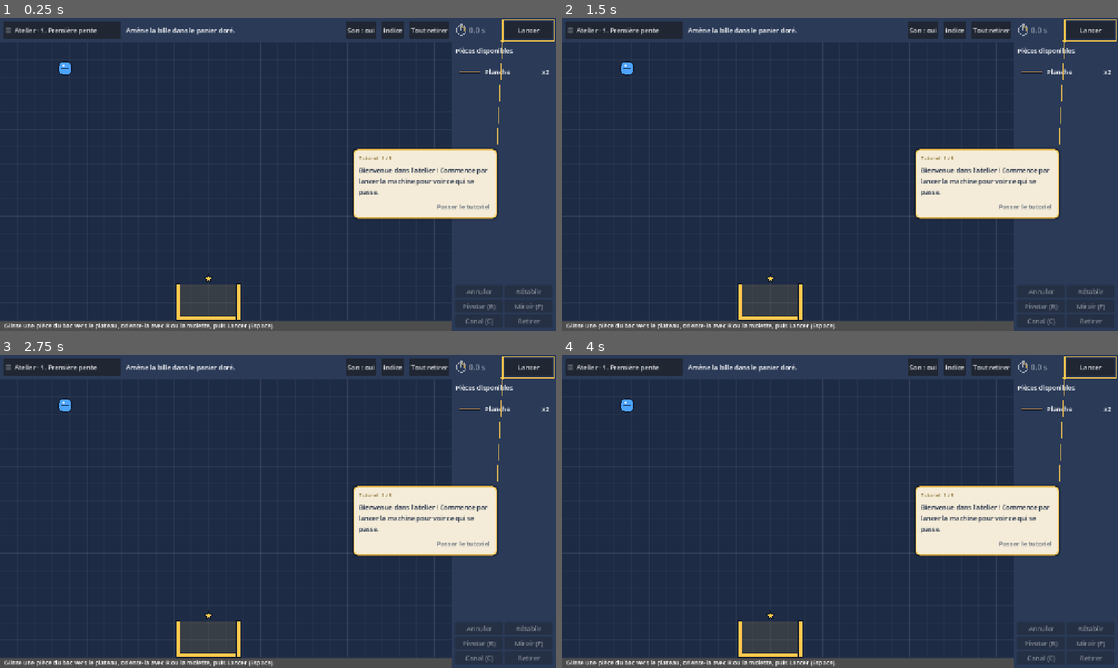
Above: before the commit, frames 1-4 (two rows, left to right).
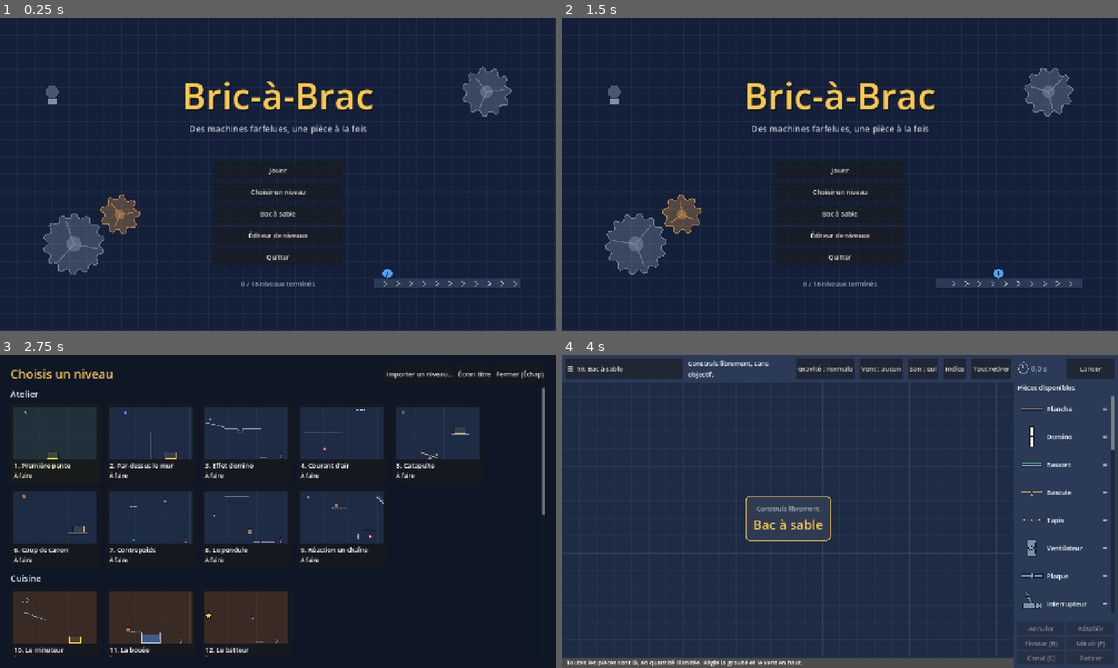
Above: after the commit, the same moments.

Repository: HackTechDev/bricabrac
Game: Godot game, scene res://scenes/main.tscn
Same seed, same stepped clock (60 frames per second), same inputs: the game is played once before the commit and once after it.
Inputs (mouse positions are in pixels of both pictures, inside the frame that each line leads up to):
- Up to frame 1 (0.25 s): no input
- Up to frame 2 (1.5 s): click "☰ Atelier · 1. Première pente" at 0.5 s; click "Lancer" at 1.25 s
- Up to frame 3 (2.75 s): click (278, 530) at 2 s, where only the run after the commit has a clickable "Choisir un niveau"
- Up to frame 4 (4 s): click (1034, 373) at 2.75 s, where only the run after the commit has a clickable "Écran titre"; click (840, 549) at 3.5 s, where only the run after the commit has a clickable "Bac à sable"

The runs differ from the first frame. In frame 1, 36% of the frame differs, in the area x 0-100%, y 0-100%; in frame 2, 36%; in frame 3, 76%; in frame 4, 12%.

Commit message:
Écran titre et transitions entre les niveaux
Le jeu s'ouvre sur un écran titre animé (engrenages, tapis, bille, lampe)
avec Jouer ou Continuer, le choix d'un niveau, le bac à sable, l'éditeur
et la progression du joueur. Échap ou le bouton de l'écran de sélection y
ramènent. Changer de niveau efface l'écran précédent en balayage, puis une
carte annonce le monde et le nom du niveau, sans bloquer la souris.

Co-Authored-By: Claude Opus 5.5 <noreply@anthropic.com>

Diff:
--- a/scripts/level_select.gd
+++ b/scripts/level_select.gd
@@ -5,6 +5,7 @@
 
 signal chosen(index: int)
 signal import_requested
+signal title_requested
 
 const THUMB := Vector2(192, 118)
 const COLUMNS := 5
@@ -46,6 +47,11 @@
 		hide()
 		import_requested.emit())
 	head.add_child(importer)
+	var to_title := Button.new()
+	to_title.text = "Écran titre"
+	to_title.focus_mode = Control.FOCUS_NONE
+	to_title.pressed.connect(func() -> void: title_requested.emit())
+	head.add_child(to_title)
 	var close := Button.new()
 	close.text = "Fermer (Échap)"
 	close.focus_mode = Control.FOCUS_NONE
--- /dev/null
+++ b/scripts/level_transition.gd
@@ -0,0 +1,122 @@
+class_name LevelTransition
+extends Control
+## Passage d'un niveau à l'autre. Le nouveau niveau est chargé tout de suite ; par-dessus, une
+## photo de l'écran précédent s'efface en balayage vers la droite, derrière une bande à la couleur
+## du nouveau monde, puis une carte annonce le monde et le nom du niveau.
+## Elle ne prend jamais la souris : on peut commencer à construire pendant l'animation.
+
+const WIPE := 0.45
+const CARD_IN := 0.15
+const CARD_HOLD := 0.9
+const CARD_OUT := 0.35
+const BAND := 26.0
+
+var _clip: Control
+var _shot: TextureRect
+var _band: ColorRect
+var _card: PanelContainer
+var _world: Label
+var _name: Label
+var _tween: Tween
+
+
+func _init() -> void:
+	position = Vector2.ZERO
+	size = Vector2(1280, 720)
+	mouse_filter = Control.MOUSE_FILTER_IGNORE
+	z_index = 50  # Au-dessus des marques d'objectif du plateau, sous l'écran titre.
+	_clip = Control.new()
+	_clip.clip_contents = true
+	_clip.mouse_filter = Control.MOUSE_FILTER_IGNORE
+	add_child(_clip)
+	_shot = TextureRect.new()
+	_shot.mouse_filter = Control.MOUSE_FILTER_IGNORE
+	_clip.add_child(_shot)
+	_band = ColorRect.new()
+	_band.mouse_filter = Control.MOUSE_FILTER_IGNORE
+	add_child(_band)
+
+	_card = PanelContainer.new()
+	_card.mouse_filter = Control.MOUSE_FILTER_IGNORE
+	var style := StyleBoxFlat.new()
+	style.set_corner_radius_all(10)
+	style.set_content_margin_all(18.0)
+	style.border_color = Part.GOLD
+	style.set_border_width_all(2)
+	_card.add_theme_stylebox_override("panel", style)
+	add_child(_card)
+	var box := VBoxContainer.new()
+	box.mouse_filter = Control.MOUSE_FILTER_IGNORE
+	_card.add_child(box)
+	_world = Label.new()
+	_world.horizontal_alignment = HORIZONTAL_ALIGNMENT_CENTER
+	_world.add_theme_color_override("font_color", Color(1, 1, 1, 0.7))
+	box.add_child(_world)
+	_name = Label.new()
+	_name.horizontal_alignment = HORIZONTAL_ALIGNMENT_CENTER
+	_name.add_theme_font_size_override("font_size", 30)
+	_name.add_theme_color_override("font_color", Part.GOLD)
+	box.add_child(_name)
+	hide()
+
+
+## Photo de l'écran actuel, à prendre avant de charger le niveau suivant ; null sans affichage.
+func snapshot() -> Texture2D:
+	if DisplayServer.get_name() == "headless" or not is_inside_tree():
+		return null
+	var image := get_viewport().get_texture().get_image()
+	if image == null or image.is_empty():
+		return null
+	return ImageTexture.create_from_image(image)
+
+
+## Joue le passage : balayage de la photo s'il y en a une, puis carte du niveau.
+## `board_rect` : zone du plateau, où la carte se centre.
+func play(shot: Texture2D, world: String, level_name: String, color: Color, board_rect: Rect2) -> void:
+	if _tween != null:
+		_tween.kill()
+	show()
+	_world.text = world
+	_name.text = level_name
+	(_card.get_theme_stylebox("panel") as StyleBoxFlat).bg_color = Color(color.lightened(0.08), 0.94)
+	_card.reset_size()
+	_card.position = board_rect.get_center() - _card.get_combined_minimum_size() / 2.0
+	_card.modulate.a = 0.0
+	_band.color = color.lightened(0.25)
+	_tween = create_tween()
+	if shot != null:
+		_shot.texture = shot
+		_clip.visible = true
+		_band.visible = true
+		_set_wipe(0.0)
+		_tween.tween_method(_set_wipe, 0.0, 1.0, WIPE).set_trans(Tween.TRANS_CUBIC).set_ease(Tween.EASE_IN_OUT)
+	else:
+		_clip.visible = false
+		_band.visible = false
+	_tween.tween_property(_card, "modulate:a", 1.0, CARD_IN)
+	_tween.tween_interval(CARD_HOLD)
+	_tween.tween_property(_card, "modulate:a", 0.0, CARD_OUT)
+	_tween.tween_callback(_done)
+
+
+func is_playing() -> bool:
+	return visible
+
+
+## Balayage : `t` de 0 (photo entière) à 1 (photo disparue).
+func _set_wipe(t: float) -> void:
+	var x := t * (size.x + BAND)
+	_clip.position = Vector2(x, 0)
+	_clip.size = Vector2(maxf(size.x - x, 0.0), size.y)
+	_shot.position = Vector2(-x, 0)
+	_band.position = Vector2(x - BAND, 0)
+	_band.size = Vector2(BAND, size.y)
+	if t >= 1.0:
+		_clip.visible = false
+		_band.visible = false
+		_shot.texture = null
+
+
+func _done() -> void:
+	_shot.texture = null
+	hide()
--- a/scripts/main.gd
+++ b/scripts/main.gd
@@ -40,6 +40,11 @@
 ## Tutoriels terminés ou passés : ils ne se relancent plus d'eux-mêmes (le bouton Indice, si).
 var tutorials_done := {}
 var show_tutorials := true
+## Écran titre au démarrage ; les tests le passent.
+var show_title := true
+var title_screen: TitleScreen
+var transition: LevelTransition
+var _started := false
 var tutorial: Tutorial
 ## Niveaux créés dans l'éditeur, enregistrés avec la progression.
 var custom_levels: Array = []
@@ -122,8 +127,66 @@
 	recorder = Recorder.new()
 	add_child(recorder)
 	_build_level_select()
+	transition = LevelTransition.new()
+	add_child(transition)
+	title_screen = TitleScreen.new()
+	add_child(title_screen)
+	title_screen.play.connect(func() -> void: _enter(_first_unsolved()))
+	title_screen.choose.connect(open_level_select)
+	title_screen.sandbox.connect(func() -> void: _enter(_index_of("bac_a_sable")))
+	title_screen.editor.connect(func() -> void: _enter(editor_index()))
+	title_screen.hide()
 	editor.load_from(_editor_draft)
 	load_level(_first_unsolved())
+	if show_title:
+		open_title()
+	_started = true
+
+
+## Ouvre l'écran titre, avec la progression du joueur.
+func open_title() -> void:
+	_stop_drag()
+	_cancel_rope()
+	_hide_tooltip()
+	_level_select.hide()
+	var total := 0
+	var done := 0
+	var stars := 0
+	for level: Dictionary in levels:
+		if level.get("sandbox", false) or level.get("custom", false) or level.get("hidden", false):
+			continue
+		total += 1
+		if completed.has(level.id):
+			done += 1
+			stars += bonuses.get(level.id, []).size()
+	var progress := "%d / %d niveaux terminés" % [done, total]
+	if stars > 0:
+		progress += "  ·  %d ★" % stars
+	title_screen.open(progress, not completed.is_empty() or not saved_layouts.is_empty())
+
+
+## Entrée dans un niveau depuis l'écran titre : il se referme en fondu, la carte du niveau suit.
+func _enter(index: int) -> void:
+	if index < 0:
+		return
+	load_level(index)
+	_announce(null)
+
+
+func _index_of(id: String) -> int:
+	return levels.find_custom(func(level: Dictionary) -> bool: return level.id == id)
+
+
+## Carte du niveau courant, après le balayage de l'écran précédent s'il y en a une photo.
+func _announce(shot: Texture2D) -> void:
+	var level: Dictionary = levels[current]
+	var world := LevelData.world(level.get("world", "atelier"))
+	var line := ""
+	if level.get("sandbox", false):
+		line = "Construis librement"
+	elif level.has("world"):
+		line = "%s  ·  niveau %d" % [world.name, current + 1]
+	transition.play(shot, line, level.name, world.color, Rect2(Vector2(0, TOP_H), Board.SIZE))
 
 
 ## Ordre des niveaux : ceux du jeu, le bac à sable, les niveaux personnels, puis l'éditeur et
@@ -147,6 +210,7 @@
 	_level_select.setup(levels)
 	_level_select.chosen.connect(load_level)
 	_level_select.import_requested.connect(func() -> void: share_dialog.show_import())
+	_level_select.title_requested.connect(func() -> void: open_title())
 
 
 func editor_index() -> int:
@@ -186,6 +250,9 @@
 
 
 func load_level(index: int) -> void:
+	# Changement de niveau en jeu : photo de l'écran actuel pour le balayage de transition.
+	var animate := _started and index != current and not title_screen.visible
+	var shot := transition.snapshot() if animate else null
 	_stop_drag()
 	_hide_tooltip()
 	_cancel_rope()
@@ -214,6 +281,8 @@
 	if show_tutorials and levels[index].has("tutorial") and not completed.has(level_id) \
 			and not tutorials_done.has(level_id):
 		_start_tutorial.call_deferred()
+	if animate:
+		_announce(shot)
 
 
 func toggle_run() -> void:
@@ -258,6 +327,8 @@
 
 
 func _handle_key(event: InputEventKey) -> void:
+	if title_screen.is_open():
+		return
 	if _level_select.visible:
 		if event.keycode in [KEY_ESCAPE, KEY_TAB]:
 			_level_select.hide()
@@ -282,6 +353,10 @@
 			if rope_tool:
 				_cancel_rope()
 				_status.text = "Corde annulée."
+			elif selected != null:
+				_select(null)
+			else:
+				open_title()
 		KEY_R:
 			_rotate_selected(-1.0 if event.shift_pressed else 1.0)
 		KEY_F:
@@ -347,7 +422,8 @@
 
 ## Un clic ou un glisser ferme l'infobulle ; survoler une autre pièce relance le délai.
 func _track_hover(event: InputEventMouse) -> void:
-	if event is InputEventMouseButton or drag_part != null or _level_select.visible:
+	if event is InputEventMouseButton or drag_part != null or _level_select.visible \
+			or title_screen.visible:
 		_hide_tooltip()
 		return
 	var inside := Rect2(Vector2.ZERO, Board.SIZE).has_point(_mouse)
--- /dev/null
+++ b/scripts/title_screen.gd
@@ -0,0 +1,184 @@
+class_name TitleScreen
+extends Control
+## Écran titre : le nom du jeu au-dessus d'une petite machine animée (engrenages, tapis, bille
+## qui roule), la progression du joueur et les portes d'entrée du jeu.
+## Entrée ou Espace : jouer ; il se referme en fondu.
+
+signal play
+signal choose
+signal sandbox
+signal editor
+
+const BG := Color("14203a")
+const FADE := 0.3
+
+var progress_text := ""
+var resume := false
+
+var _time := 0.0
+var _play_button: Button
+var _progress: Label
+var _buttons: VBoxContainer
+var _tween: Tween
+
+
+func _init() -> void:
+	position = Vector2.ZERO
+	size = Vector2(1280, 720)  # Taille fixe de la fenêtre du jeu.
+	mouse_filter = Control.MOUSE_FILTER_STOP
+	z_index = 60  # Au-dessus des marques d'objectif et de l'aperçu de corde du plateau.
+	_buttons = VBoxContainer.new()
+	_buttons.add_theme_constant_override("separation", 10)
+	_buttons.custom_minimum_size.x = 300
+	_buttons.position = Vector2(490, 330)
+	_buttons.size = Vector2(300, 0)
+	add_child(_buttons)
+	_play_button = _add_button("Jouer", play)
+	_add_button("Choisir un niveau", choose)
+	_add_button("Bac à sable", sandbox)
+	_add_button("Éditeur de niveaux", editor)
+	if not OS.has_feature("web"):
+		var quit := Button.new()
+		quit.text = "Quitter"
+		quit.focus_mode = Control.FOCUS_NONE
+		quit.custom_minimum_size.y = 40
+		quit.pressed.connect(func() -> void: get_tree().quit())
+		_buttons.add_child(quit)
+	_progress = Label.new()
+	_progress.horizontal_alignment = HORIZONTAL_ALIGNMENT_CENTER
+	_progress.position = Vector2(340, 600)
+	_progress.size = Vector2(600, 24)
+	_progress.add_theme_color_override("font_color", Color(1, 1, 1, 0.6))
+	add_child(_progress)
+
+
+func _add_button(text: String, sig: Signal) -> Button:
+	var button := Button.new()
+	button.text = text
+	button.focus_mode = Control.FOCUS_NONE
+	button.custom_minimum_size.y = 40
+	button.pressed.connect(func() -> void:
+		close()
+		sig.emit())
+	_buttons.add_child(button)
+	return button
+
+
+## Affiche l'écran ; `p_resume` : le joueur a déjà commencé, « Jouer » devient « Continuer ».
+func open(p_progress: String, p_resume: bool) -> void:
+	progress_text = p_progress
+	resume = p_resume
+	_play_button.text = "Continuer" if resume else "Jouer"
+	_progress.text = progress_text
+	if _tween != null:
+		_tween.kill()
+	modulate.a = 1.0
+	mouse_filter = Control.MOUSE_FILTER_STOP
+	show()
+
+
+## Fondu de sortie ; l'écran ne bloque plus la souris dès le début du fondu.
+func close() -> void:
+	if not visible:
+		return
+	mouse_filter = Control.MOUSE_FILTER_IGNORE
+	if _tween != null:
+		_tween.kill()
+	_tween = create_tween()
+	_tween.tween_property(self, "modulate:a", 0.0, FADE)
+	_tween.tween_callback(hide)
+
+
+func is_open() -> bool:
+	return visible and mouse_filter == Control.MOUSE_FILTER_STOP
+
+
+func play_button() -> Button:
+	return _play_button
+
+
+func _unhandled_key_input(event: InputEvent) -> void:
+	if not is_open():
+		return
+	var key := event as InputEventKey
+	if key != null and key.pressed and not key.echo and key.keycode in [KEY_ENTER, KEY_KP_ENTER, KEY_SPACE]:
+		get_viewport().set_input_as_handled()
+		close()
+		play.emit()
+
+
+func _process(delta: float) -> void:
+	if visible:
+		_time += delta
+		queue_redraw()
+
+
+func _draw() -> void:
+	draw_rect(Rect2(Vector2.ZERO, size), BG)
+	var grid := Color(1, 1, 1, 0.04)
+	for x in range(0, 1281, 40):
+		draw_line(Vector2(x, 0), Vector2(x, 720), grid)
+	for y in range(0, 721, 40):
+		draw_line(Vector2(0, y), Vector2(1280, y), grid)
+	_draw_machine()
+	var font := get_theme_default_font()
+	var title := "Bric-à-Brac"
+	var title_size := 84
+	var width := font.get_string_size(title, HORIZONTAL_ALIGNMENT_LEFT, -1, title_size).x
+	var at := Vector2((1280.0 - width) / 2.0, 210)
+	draw_string(font, at + Vector2(4, 5), title, HORIZONTAL_ALIGNMENT_LEFT, -1, title_size, Part.INK)
+	draw_string(font, at, title, HORIZONTAL_ALIGNMENT_LEFT, -1, title_size, Part.GOLD)
+	var tagline := "Des machines farfelues, une pièce à la fois"
+	var tag_width := font.get_string_size(tagline, HORIZONTAL_ALIGNMENT_LEFT, -1, 20).x
+	draw_string(font, Vector2((1280.0 - tag_width) / 2.0, 262), tagline, HORIZONTAL_ALIGNMENT_LEFT, -1, 20,
+			Color(1, 1, 1, 0.75))
+
+
+## Décor animé : deux engrenages qui s'entraînent, un tapis et une bille qui le parcourt.
+func _draw_machine() -> void:
+	var t := _time
+	_draw_gear(Vector2(170, 520), 70.0, 14, t * 0.8, Part.STEEL)
+	_draw_gear(Vector2(276, 452), 45.0, 9, -t * 0.8 * 14.0 / 9.0 + 0.17, Part.WOOD)
+	_draw_gear(Vector2(1120, 170), 56.0, 11, -t * 0.5, Part.STEEL)
+	# Tapis roulant en bas à droite, chevrons qui défilent.
+	var belt := Rect2(860, 600, 340, 22)
+	draw_rect(belt, Color("2b3a55"))
+	draw_rect(belt, Part.INK, false, 2.0)
+	var shift := fposmod(t * 60.0, 30.0)
+	for i in 12:
+		var x := belt.position.x + 8.0 + i * 30.0 + shift
+		if x < belt.end.x - 10.0:
+			draw_polyline(PackedVector2Array([Vector2(x, 605), Vector2(x + 7, 611), Vector2(x, 617)]),
+					Color(1, 1, 1, 0.5), 2.0)
+	# Bille qui roule sur le tapis, tombe, et recommence.
+	var cycle := fposmod(t, 4.0)
+	var ball := Vector2(870.0 + cycle * 90.0, 588.0)
+	if ball.x > 1200.0:
+		var fall := (ball.x - 1200.0) / 90.0
+		ball = Vector2(1200.0 + fall * 40.0, 588.0 + 490.0 * fall * fall)
+	draw_circle(ball, 12.0, Color("4aa3ff"))
+	draw_arc(ball, 12.0, 0.0, TAU, 24, Part.INK, 2.0)
+	var spin := Vector2.from_angle(cycle * 7.5) * 7.0
+	draw_line(ball - spin, ball + spin, Part.INK, 2.0)
+	# Lampe qui clignote au rythme de la bille.
+	var lamp := Vector2(120, 170)
+	var lit := cycle > 3.0
+	draw_circle(lamp, 26.0, Color(Part.GOLD, 0.25) if lit else Color(0, 0, 0, 0))
+	draw_circle(lamp, 16.0, Part.GOLD if lit else Color("4a5670"))
+	draw_arc(lamp, 16.0, 0.0, TAU, 24, Part.INK, 2.0)
+	draw_rect(Rect2(lamp + Vector2(-10, 16), Vector2(20, 12)), Part.STEEL)
+
+
+func _draw_gear(center: Vector2, radius: float, teeth: int, angle: float, col: Color) -> void:
+	var outline := PackedVector2Array()
+	for i in teeth * 4:
+		var a := angle + i * TAU / (teeth * 4)
+		var r := radius if i % 4 < 2 else radius - 10.0
+		outline.append(center + Vector2.from_angle(a) * r)
+	draw_colored_polygon(outline, Color(col, 0.35))
+	outline.append(outline[0])
+	draw_polyline(outline, Color(col, 0.8), 2.0)
+	draw_circle(center, radius * 0.25, Color(col, 0.5))
+	for i in 3:
+		var a := angle + i * TAU / 3.0
+		draw_line(center, center + Vector2.from_angle(a) * (radius - 14.0), Color(col, 0.6), 3.0)
--- a/tests/capture.gd
+++ b/tests/capture.gd
@@ -12,6 +12,7 @@
 	var main: Control = (load("res://scenes/main.tscn") as PackedScene).instantiate()
 	main.save_path = "user://capture_progress.cfg"
 	DirAccess.remove_absolute(ProjectSettings.globalize_path(main.save_path))
+	main.show_title = false
 	root.add_child(main)
 	await process_frame
 	for i in main.levels.size():
--- a/tests/test_ui.gd
+++ b/tests/test_ui.gd
@@ -88,6 +88,7 @@
 	await _test_share()
 	await _test_replay()
 	await _test_chrono()
+	await _test_title_and_transitions()
 
 	_finish("INTERFACE OK")
 
@@ -709,3 +710,50 @@
 	main.load_level(main.levels.find_custom(func(l: Dictionary) -> bool: return l.id == "bac_a_sable"))
 	await process_frame
 	_check("chrono : pas de temps à battre au bac à sable", chrono.par == 0.0 and chrono.seconds == 0.0)
+
+
+## Écran titre : progression, Entrée pour jouer, Échap pour y revenir, accès au bac à sable.
+## Changer de niveau joue une transition qui annonce le nouveau niveau sans bloquer la souris.
+func _test_title_and_transitions() -> void:
+	var title: TitleScreen = main.title_screen
+	main.load_level(0)
+	await _steps(2)
+	main.open_title()
+	await process_frame
+	_check("titre : ouvert", title.is_open() and title.progress_text.contains("niveaux terminés"))
+	_check("titre : Continuer après une partie", title.play_button().text == "Continuer")
+	await _key(KEY_SPACE)
+	_check("titre : Espace n'a pas lancé la machine", not main.board.running)
+	_check("titre : se referme pour jouer", not title.is_open() and main.current == main._first_unsolved())
+	_check("titre : carte du niveau", main.transition.is_playing()
+			and main.transition._name.text == main.levels[main.current].name)
+	await _steps(60)
+	_check("titre : fondu terminé", not title.visible)
+	await _key(KEY_ESCAPE)
+	_check("titre : Échap y revient", title.is_open())
+	var sandbox_button: Button = title._buttons.get_child(2)
+	await _click(sandbox_button.get_global_rect().get_center(), MOUSE_BUTTON_LEFT)
+	_check("titre : bac à sable", main.levels[main.current].id == "bac_a_sable" and not title.is_open())
+	await _steps(60)
+	main.open_level_select()
+	await process_frame
+	var to_title: Button = main._level_select.find_children("*", "Button", true, false).filter(
+			func(b: Button) -> bool: return b.text == "Écran titre")[0]
+	await _click(to_title.get_global_rect().get_center(), MOUSE_BUTTON_LEFT)
+	_check("sélection : bouton Écran titre", title.is_open() and not main._level_select.visible)
+	title.close()
+	await _steps(60)
+
+	main.load_level(2)
+	await process_frame
+	_check("transition : jouée au changement de niveau", main.transition.is_playing()
+			and main.transition._name.text == main.levels[2].name
+			and main.transition._world.text.contains("niveau 3"))
+	_check("transition : la souris passe au travers",
+			main.transition.mouse_filter == Control.MOUSE_FILTER_IGNORE)
+	await create_timer(LevelTransition.WIPE + LevelTransition.CARD_IN + LevelTransition.CARD_HOLD
+			+ LevelTransition.CARD_OUT + 0.2).timeout
+	_check("transition : terminée", not main.transition.is_playing())
+	main.load_level(2)
+	await process_frame
+	_check("transition : pas pour recharger le même niveau", not main.transition.is_playing())
--- a/tests/ui_driver.gd
+++ b/tests/ui_driver.gd
@@ -24,6 +24,7 @@
 	main = (load("res://scenes/main.tscn") as PackedScene).instantiate()
 	main.save_path = SAVE
 	main.show_tutorials = show_tutorials
+	main.show_title = false
 	root.add_child(main)
 	await process_frame
 	await process_frame
Not shown, added: scripts/level_transition.gd.uid
Not shown, added: scripts/title_screen.gd.uid
Not shown, changed: IMPROVEMENTS.md
Not shown, changed: TUTORIAL.md
